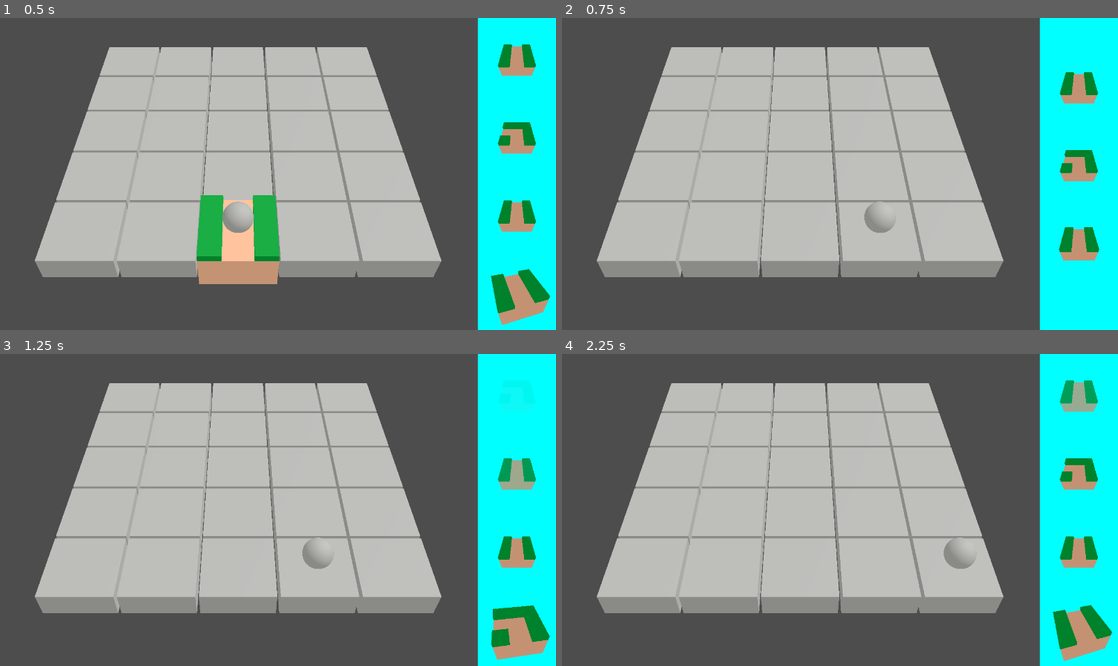
Above: before the commit, frames 1-4 (two rows, left to right).
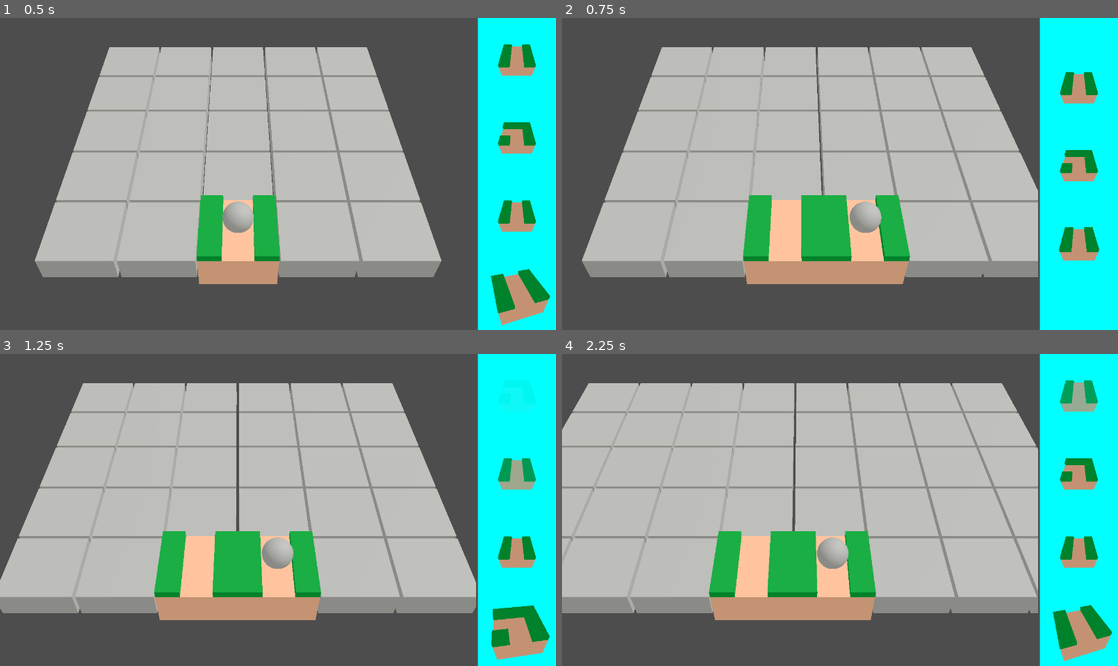
Above: after the commit, the same moments.

Repository: Pro1d/code4cause
Game: Godot game, scene res://scenes/main/GameMain.tscn
Two runs of this game, one before a commit and one after it. Both use one fixed random seed, a clock stepped at 60 frames per second and the inputs below.
Inputs:
- Up to frame 1 (0.5 s): no input
- Up to frame 2 (0.75 s): tap Enter (ui_accept) at 0.5 s; hold D (move_right) from 0.53 s (still down); hold Tab (ui_focus_next) from 0.53 s (still down)
- Up to frame 3 (1.25 s): keep holding D (move_right); keep holding Tab (ui_focus_next); tap Enter (ui_accept) at 0.77 s
- Up to frame 4 (2.25 s): release D (move_right) at 1.28 s; release Tab (ui_focus_next) at 1.28 s; hold S (move_down) 1.28-2.03 s; tap Tab (ui_focus_next) at 1.35 s; tap Enter (ui_accept) at 1.52 s; hold D (move_right) from 2.03 s (still down); hold Tab (ui_focus_next) from 2.03 s (still down)

Frame 1 is identical in both runs. In frame 2, 18% of the frame differs, in the area x 3-86%, y 9-86%; in frame 3, 19%; in frame 4, 27%, in the area x 0-86%, y 9-86%.

Commit message:
Grid perpetuelle

Diff:
--- a/scripts/prototype/placement_grid.gd
+++ b/scripts/prototype/placement_grid.gd
@@ -7,33 +7,31 @@
 @export var cell_size: float = 1.0
 
 @export var tile_scene: PackedScene
+@onready var camera: Camera3D
 var placing_tile_scene: PackedScene
 
 var cells: Array
 var current_cell: PlacementCell
 var current_pos: Vector2i
-var offset: Vector3 = Vector3(0,0,0)
+var grid_offset: Vector3 = Vector3(0,0,0)
+var camera_offset_x :float = 0
 
 func _ready() -> void:
-	offset = Vector3(width,0,height)*(-cell_size)/2
+	camera = get_parent().find_child("Camera3D")
+	grid_offset.z = -cell_size*height/2
+	camera_offset_x = -(3*cell_size)/2
+
 	InitializeGrid()
 	current_pos = Vector2(2,0)
 	current_cell = cells[current_pos.x][current_pos.y]
 	current_cell.highlight(placing_tile_scene)
+	camera.global_position.x = grid_offset.x + camera_offset_x
+
 
 func InitializeGrid() -> void:
 	print(cell_size)
 	for i:int in width:
-		cells.append([])
-		for j:int in height:
-			# Instantiate cell
-			var cell: PlacementCell = tile_scene.instantiate()
-			add_child(cell)
-
-			# Set 3D position
-			cell.global_position = offset + Vector3(i * cell_size + cell_size / 2.0, 0.0, -j * cell_size + cell_size / 2.0)
-
-			(cells[i] as Array).append(cell)
+		generate_row()
 
 func move(dir: Vector2i) -> void:
 	current_cell.reset()
@@ -49,7 +47,7 @@
 	var old :Node3D = cells[coord.x][coord.y]
 	remove_child(old)
 	add_child(tile)
-	tile.global_position = offset + Vector3(
+	tile.global_position = grid_offset + Vector3(
 		coord.x * cell_size + cell_size / 2.0, 0.0,
 	 	-coord.y * cell_size + cell_size / 2.0)
 
@@ -60,12 +58,17 @@
 
 func draw_next()->void:
 	delete_first_row()
-	shift_back()
-	generate_row(height - 1)
+	current_pos += Vector2i.LEFT
+	if(current_pos.x < 0):
+		current_pos.x = 0
+		move(Vector2i.ZERO)
+	#shift_back()
+	generate_row()
 
 func delete_first_row() -> void:
 	for i in (cells[0] as Array[PlacementCell]):
 		i.delete()
+	cells.pop_front()
 
 
 func shift_back() -> void:
@@ -75,5 +78,20 @@
 			(cells[i][j-1] as PlacementCell).redraw_child(old_cell.is_set, old_cell.current_tile_scene)
 			old_cell.delete()
 
-func generate_row(_row_index:int)->void:
-	pass
+func generate_row()->void:
+	cells.append([])
+	var i := len(cells) - 1
+	grid_offset.x += cell_size
+	for j:int in height:
+		# Instantiate cell
+		var cell: PlacementCell = tile_scene.instantiate()
+		add_child(cell)
+
+		# Set 3D position
+		cell.global_position = grid_offset + Vector3(cell_size / 2.0, 0.0, -j * cell_size + cell_size / 2.0)
+
+		(cells[i] as Array).append(cell)
+		print("%d: %s" % [get_child_count(), cell.global_position])
+
+func _process(delta: float) -> void:
+	camera.global_position.x = lerpf(camera.global_position.x, grid_offset.x + camera_offset_x, delta)
